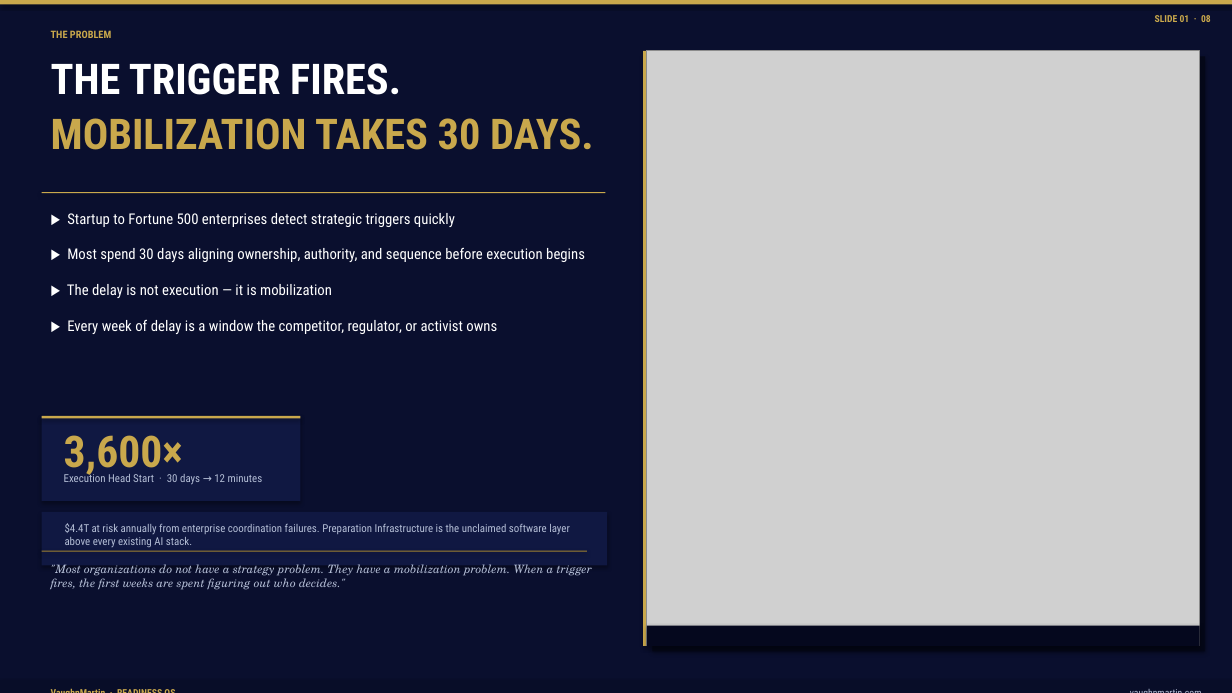
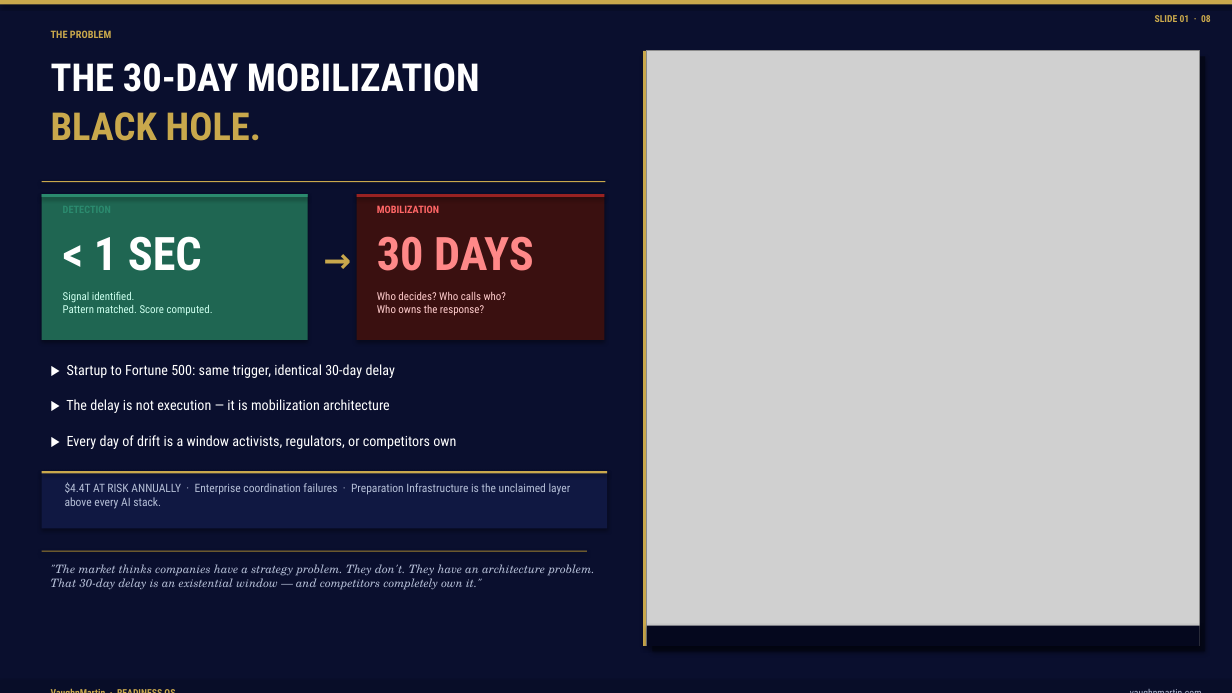
Before and after one commit to mbrunke18/CodePlatform1, a slide deck: slide 2 of attached_assets/VaughnMartin-Investor-Deck-v13-final.pptx. Drawn at 1232x693 pixels with LibreOffice and Linux fonts; fonts in the diff are those of the drawing; grey boxes stand for pictures. Boxes give left, top, right and bottom in pixels: in the first picture for what was removed or moved away, otherwise in the second. Text is boxed around its words. In the diff, an @@ line names an element or a change of style, - is before the commit and + after.

```diff
--- a/attached_assets/VaughnMartin-Investor-Deck-v13-final.pptx
+++ b/attached_assets/VaughnMartin-Investor-Deck-v13-final.pptx
@@ text at bbox=[51, 63, 480, 92]: text changed; size 33 to 30 pt @@
-THE TRIGGER FIRES.
+THE 30-DAY MOBILIZATION
@@ text added at bbox=[51, 112, 261, 141], 30 pt, text #C9A84C, bold @@
+BLACK HOLE.
@@ rectangle: place and size @@
-rectangle at bbox=[42, 192, 605, 193]
+rectangle at bbox=[42, 181, 605, 182]
@@ rectangle added at bbox=[42, 194, 308, 340], fill #1F6652 @@
@@ rectangle added at bbox=[42, 194, 308, 197], fill #2B8A6E @@
@@ rectangle added at bbox=[357, 194, 604, 340], fill #3A1010 @@
@@ rectangle added at bbox=[357, 194, 604, 197], fill #992222 @@
@@ text added at bbox=[377, 205, 439, 213], 8 pt, text #FF6666, bold @@
+MOBILIZATION
@@ text removed at bbox=[67, 213, 455, 227] @@
-▶ Startup to Fortune 500 enterprises detect strategic triggers quickly
@@ text added at bbox=[94, 236, 202, 271], 36 pt, text #FFFFFF, bold @@
+< 1 SEC
@@ text added at bbox=[314, 235, 353, 288], 26 pt, text #C9A84C, bold @@
+→
@@ text at bbox=[377, 236, 534, 271]: text changed; size 33 to 36 pt; text colour #C9A84C to #FF8888 @@
-MOBILIZATION TAKES 30 DAYS.
+30 DAYS
@@ text removed at bbox=[67, 247, 585, 262] @@
-▶ Most spend 30 days aligning ownership, authority, and sequence before execution begins
@@ text added at bbox=[63, 291, 213, 315], 8.5 pt, text #CCFFEE @@
+Signal identified.
+Pattern matched. Score computed.
@@ text added at bbox=[377, 292, 506, 315], 8.5 pt, text #FFCCCC @@
+Who decides? Who calls who?
+Who owns the response?
@@ text added at bbox=[67, 364, 395, 378], 11 pt, text #FFFFFF @@
+▶ Startup to Fortune 500: same trigger, identical 30-day delay
@@ rectangle removed at bbox=[42, 416, 300, 501] @@
@@ rectangle removed at bbox=[42, 416, 300, 419] @@
@@ text at bbox=[66, 399, 390, 413]: text changed; size 11.5 to 11 pt @@
-▶ The delay is not execution — it is mobilization
+▶ The delay is not execution — it is mobilization architecture
@@ text removed at bbox=[64, 435, 183, 478] @@
-3,600×
@@ text at bbox=[67, 435, 456, 449]: text changed; size 11.5 to 11 pt @@
-▶ Every week of delay is a window the competitor, regulator, or activist owns
+▶ Every day of drift is a window activists, regulators, or competitors own
@@ rectangle: place and size @@
-rectangle at bbox=[42, 512, 607, 566]
+rectangle at bbox=[42, 471, 607, 529]
@@ rectangle added at bbox=[42, 471, 607, 473], fill #C9A84C @@
@@ text removed at bbox=[64, 472, 263, 485] @@
-Execution Head Start · 30 days → 12 minutes
@@ text at bbox=[65, 482, 571, 509]: text changed; size 8.5 to 9 pt @@
-$4.4T at risk annually from enterprise coordination failures. Preparation Infrastructure is the unclaimed software layer above every existing AI stack.
+$4.4T AT RISK ANNUALLY · Enterprise coordination failures · Preparation Infrastructure is the unclaimed layer above every AI stack.
@@ text at bbox=[51, 564, 595, 590]: text changed @@
-"Most organizations do not have a strategy problem. They have a mobilization problem. When a trigger fires, the first weeks are spent figuring out who decides."
+"The market thinks companies have a strategy problem. They don't. They have an architecture problem. That 30-day delay is an existential window — and competitors completely own it."
```
Also in this commit, not shown: 8 other slides changed, 1 slide added, 1 slide removed, 3 other files.
